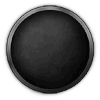
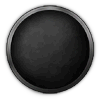
Layer changes from the first w=100, h=100 image to the second:
pixels changed over [left=74, top=13, right=94, bottom=84] (layer not identified)